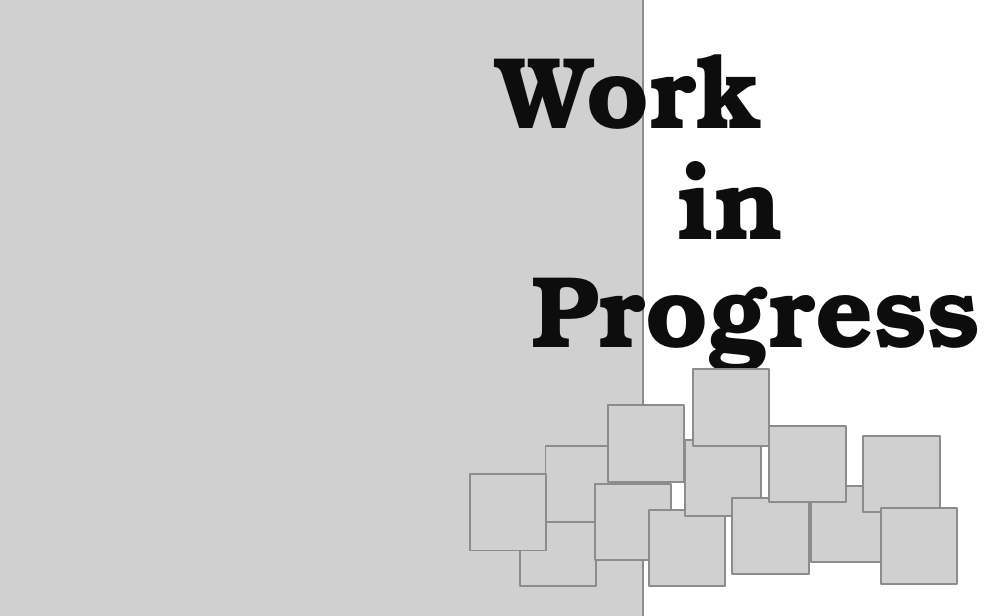
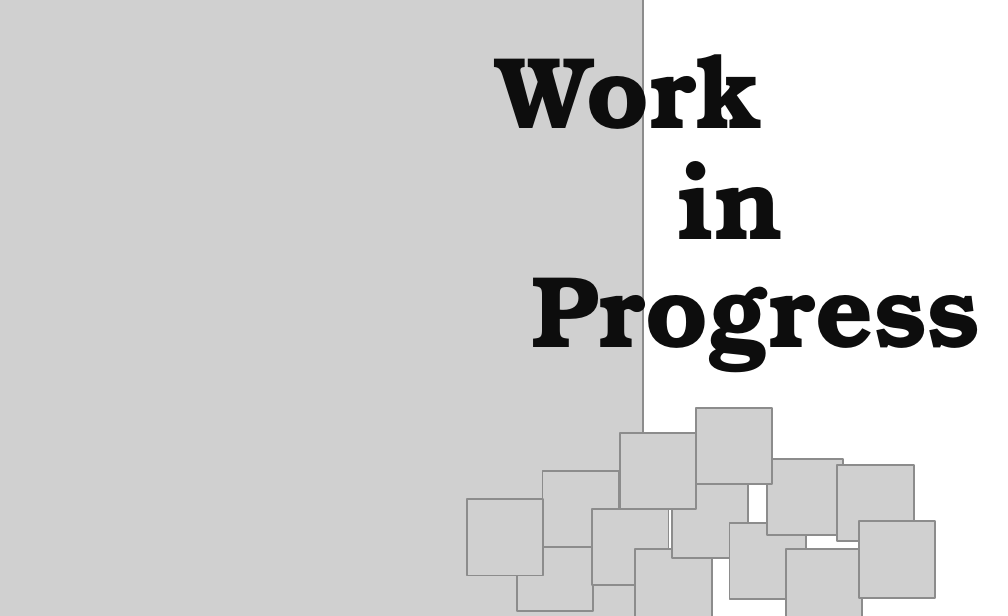
Before and after one commit to dvklopfenstein/timetracker, a slide deck: slide 1 of doc/work_in_progress.pptx. Drawn at 1008x616 pixels with LibreOffice and Linux fonts; fonts in the diff are those of the drawing; grey boxes stand for pictures. Boxes give left, top, right and bottom in pixels: in the first picture for what was removed or moved away, otherwise in the second. Text is boxed around its words. In the diff, an @@ line names an element or a change of style, - is before the commit and + after.

```diff
--- a/doc/work_in_progress.pptx
+++ b/doc/work_in_progress.pptx
@@ picture: place and size @@
-picture at box(693, 370, 769, 446)
+picture at box(696, 409, 773, 485)
@@ picture: place and size @@
-picture at box(609, 405, 685, 482)
+picture at box(620, 433, 696, 510)
@@ picture: place and size @@
-picture at box(545, 446, 622, 523)
+picture at box(543, 470, 620, 547)
@@ picture: place and size @@
-picture at box(769, 426, 846, 502)
+picture at box(767, 459, 844, 536)
@@ picture: place and size @@
-picture at box(864, 437, 941, 513)
+picture at box(838, 465, 915, 541)
@@ picture: place and size @@
-picture at box(685, 441, 762, 517)
+picture at box(672, 482, 749, 558)
@@ 3 pictures: place and size @@
-3 pictures at box(470, 474, 672, 586)
+3 pictures at box(467, 500, 668, 612)
@@ picture: place and size @@
-picture at box(732, 498, 808, 575)
+picture at box(730, 523, 806, 599)
@@ picture: place and size @@
-picture at box(881, 508, 958, 584)
+picture at box(859, 521, 935, 597)
@@ picture: place and size @@
-picture at box(648, 510, 724, 586)
+picture at box(635, 549, 711, 616)
@@ picture: place and size @@
-picture at box(812, 485, 889, 562)
+picture at box(786, 549, 862, 616)
```
Also in this commit, not shown: 2 other files.
